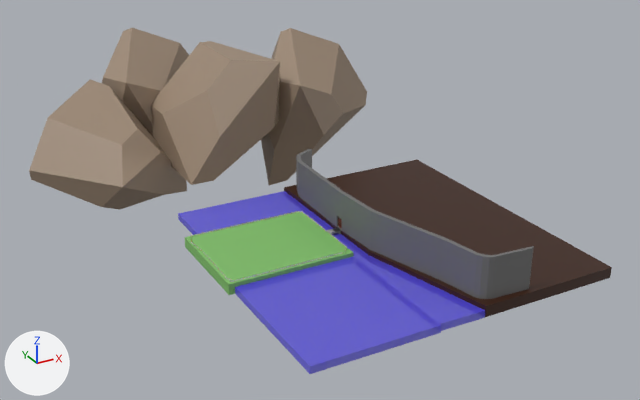
The glTF model assets/models/overworld/ch1_overworld_env.glb as it was, and as the next commit left it.
One viewpoint serves both versions: a 50 mm camera at (-453.0, -816.0, 459.0) aimed at (56.0, 109.0, -4.0). Lighting does not change. The marker at lower left points along +X, +Y and +Z. The picture after the commit comes second. Objects named as collision shapes, trigger or cutter boxes, shadow casters or lower levels of detail are left out. Where no turn or scale is listed for an object, it has been applied to the vertices.

Script lines for the objects in view, before the commit:
```python
mat_land = principled_material('Land')
mat_land.base_color = (0.213, 0.515, 0.141)  # green #7fbe69
me_cube_007 = bpy.data.meshes.new('Cube.007')
me_cube_007.from_pydata(...)  # a box spanning x -148.3..1.0, y -66.0..59.9, z -11.8..1.0
me_cube_007.materials.append(mat_land)  # green #7fbe69
me_cube_012 = bpy.data.meshes.new('Cube.012')
me_cube_012.from_pydata(...)  # 68 vertices, 120 faces; spans x -260.0..251.0, y -98.0..272.0, z -144.0..89.0
me_cube_012.materials.append(mat_mountains)  # brown #9d8975
me_cube_016 = bpy.data.meshes.new('Cube.016')
me_cube_016.from_pydata(...)  # 40 vertices, 76 faces; spans x -151.0..46.0, y -232.0..132.0, z -3.0..5.0
me_cube_016.materials.append(mat_river)  # blue #5a4fe7
ob_land = bpy.data.objects.new('Land', me_cube_007)
ob_land.location = (-1.0, -2.0, 12.0)
ob_mountains = bpy.data.objects.new('Mountains', me_cube_012)
ob_mountains.location = (-1.0, 299.0, 77.0)
ob_river = bpy.data.objects.new('River', me_cube_016)
ob_river.location = (8.0, 0.0, 3.0)
# also in view: 'CitadelFoundation' at (120.0, -48.0, 6.0); 'LandFence-col' at (-73.0, -4.0, 14.0); 'CitadelWall-col' at (67.0, -46.0, 36.0)
```
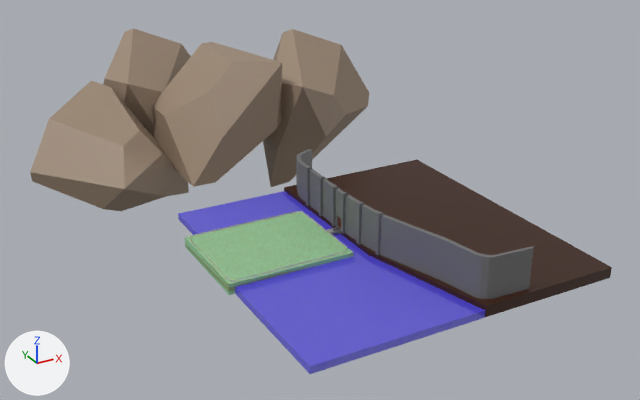
Where the change shows, as pixel boxes (x1, y1, x2, y2) in the pictures (640 x 400 px):
'Mountains', moved
    before: (29, 28, 367, 210)
    after: (30, 28, 369, 211)
'Land', surface changed
    both: (185, 212, 353, 295)

The change in detail:
Picture 'Tile_Land_Top_Middle' (img_tile_land_top_middle) is new.
In material 'Land' (mat_land), base_color is no longer (0.213, 0.515, 0.141), green #7fbe69.
In material 'Land' (mat_land), texture is now set to img_tile_land_top_middle.
Object 'Mountains' (ob_mountains) moves from (-1.0, 299.0, 77.0) to (-1.0, 292.0, 77.0).
